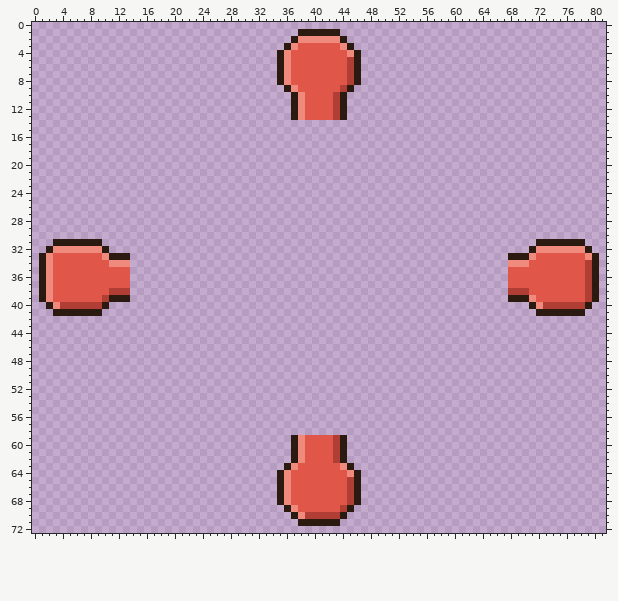
One commit to this pixel-art file: aseprite-source/pfight/v47/strip/sock-strip-body-knob.aseprite. The first picture shows the starting point.
82x73 pixels, 1 frame.
Now the later version:
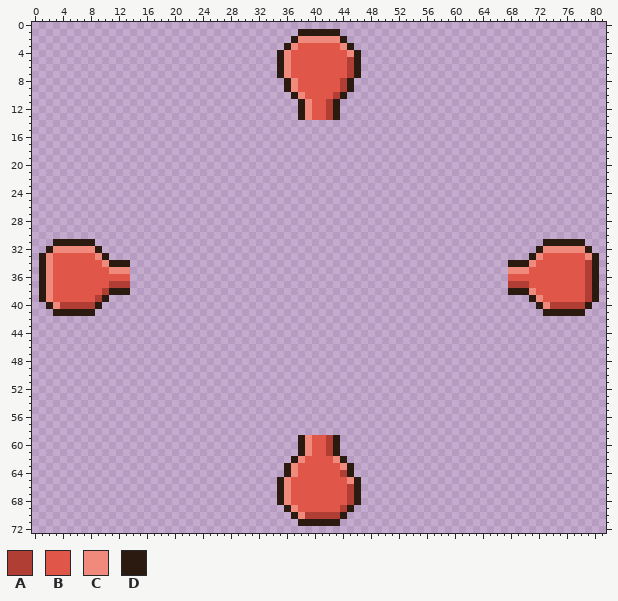
Palette (. is transparent): A #b03e34  B #e0574a  C #f08a7c  D #2a1a10
Change:
The author changed colour B to colour A in row 8 at x 44; in rows 11 to 13 at x 42; in row 37 at x 11 to 13 and 68 to 70; in row 38 at x 10; in row 39 at x 9; in rows 59 to 61 at x 42.
The author changed colour B to colour A in row 64 at x 44.
The author changed colour A to colour C in row 40 at x 73; in row 62 at x 43; in row 65 at x 45.
The author changed colour B to colour C in row 8 at x 37; in rows 11 to 13 at x 39; in row 33 at x 9 and 72; in row 34 at x 10 and 71; in row 35 at x 11 to 13 and 68 to 70; in row 38 at x 71.
The author changed colour B to colour C in row 39 at x 72; in rows 59 to 61 at x 39; in row 64 at x 37.
The author changed colour A to colour D in row 8 at x 45; in rows 11 to 13 at x 43; in row 38 at x 11 to 13 and 68 to 70; in row 39 at x 10; in row 40 at x 9; in rows 59 to 61 at x 43.
The author changed colour C to colour D in row 8 at x 36; in rows 11 to 13 at x 38; in row 32 at x 9 and 72; in row 33 at x 10 and 71; in row 34 at x 11 to 13 and 68 to 70; in row 39 at x 71.
The author changed colour C to colour D in row 40 at x 72; in rows 59 to 61 at x 38; in row 64 at x 36 and 45.
The author cleared colour D in row 8 at x 35 and 46; in rows 11 to 13 at x 37 and 44; in row 31 at x 9 and 72; in row 32 at x 10 and 71; in row 33 at x 11 to 13 and 68 to 70; in row 39 at x 11 to 13 and 68 to 70.
The author cleared colour D in row 40 at x 10 and 71; in row 41 at x 9 and 72; in rows 59 to 61 at x 37 and 44; in row 64 at x 35 and 46.
